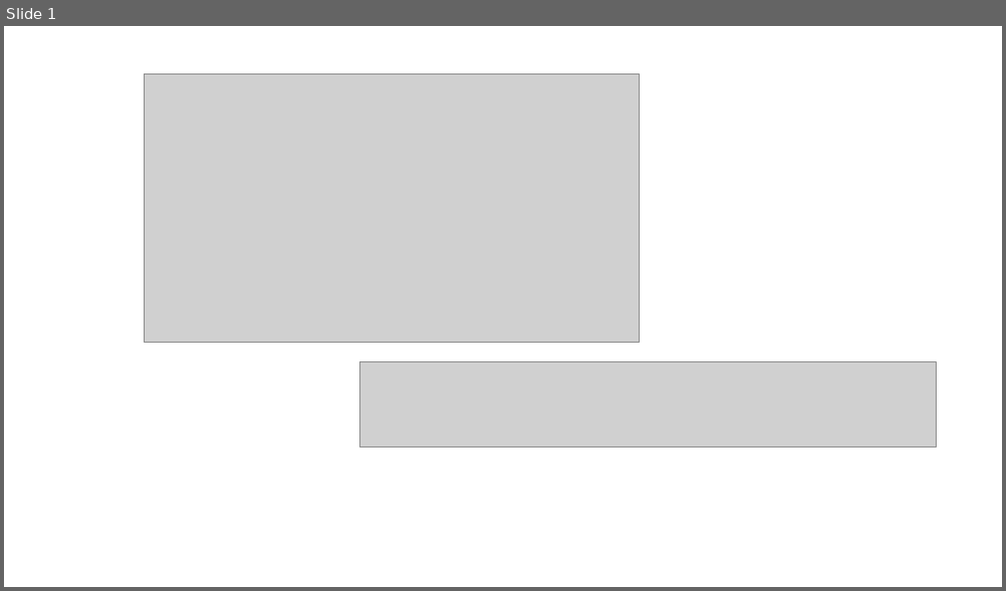
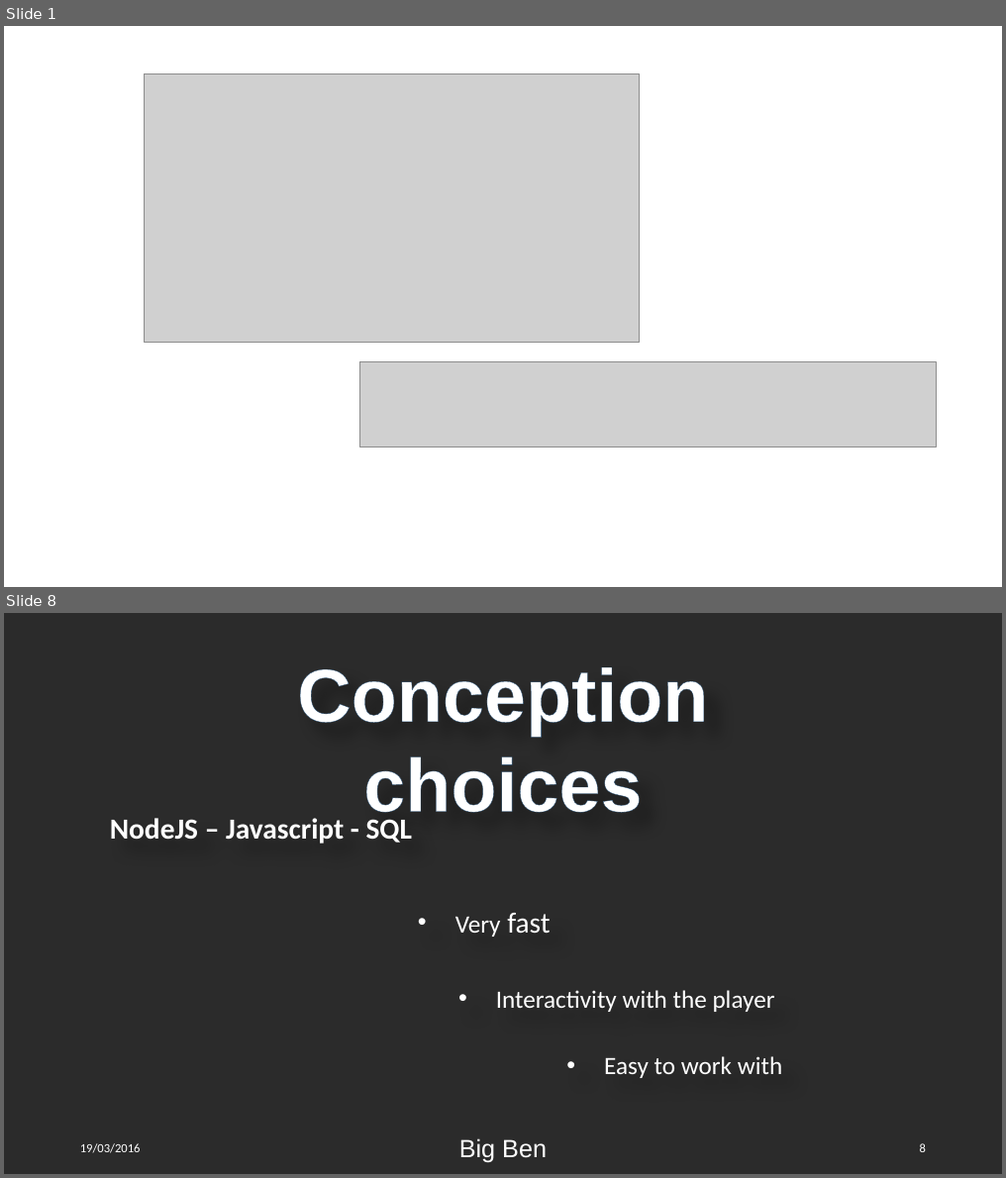
Before and after one commit to Qu1lby/BigBen, a slide deck: Presentation.pptx. Shown one above the other, each under a label of ours: slide 1 before the commit, slides 1 and 8 after it; the slides between them are not shown. The pictures are 1006x591 and 1006x1178 pixels, drawn with LibreOffice and Linux fonts; fonts in the diff are those of the drawing; grey boxes stand for pictures; background and template pictures are left out; a plain dark background stands for a picture behind light text. Boxes give left, top, right and bottom in pixels: in the first picture for what was removed or moved away, otherwise in the second. Text is boxed around its words. In the diff, an @@ line names an element or a change of style, - is before the commit and + after.

```diff
--- a/Presentation.pptx
+++ b/Presentation.pptx
@@ slide 8 added at [4, 613, 1002, 1174], background picture (left out) @@
@@ text added at [297, 667, 708, 825], 72 pt, text #FFFFFF, bold @@
+Conception choices
@@ text added at [110, 818, 412, 844], 28 pt, text #FFFFFF, bold @@
+NodeJS – Javascript - SQL
@@ text added at [455, 913, 549, 937], 24 pt, text #FFFFFF @@
+• Very fast
@@ text added at [496, 990, 775, 1012], 24 pt, text #FFFFFF @@
+• Interactivity with the player
@@ text added at [604, 1057, 782, 1078], 24 pt, text #FFFFFF @@
+• Easy to work with
@@ text added at [80, 1144, 141, 1154], 12 pt, text #FFFFFF @@
+19/03/2016
@@ text added at [459, 1139, 547, 1163], 24 pt, text #FFFFFF @@
+Big Ben
@@ page number added at [920, 1144, 926, 1153], 12 pt, text #FFFFFF @@
+8
```
Also in this commit, not shown: 7 slides changed, 3 other slides added.
